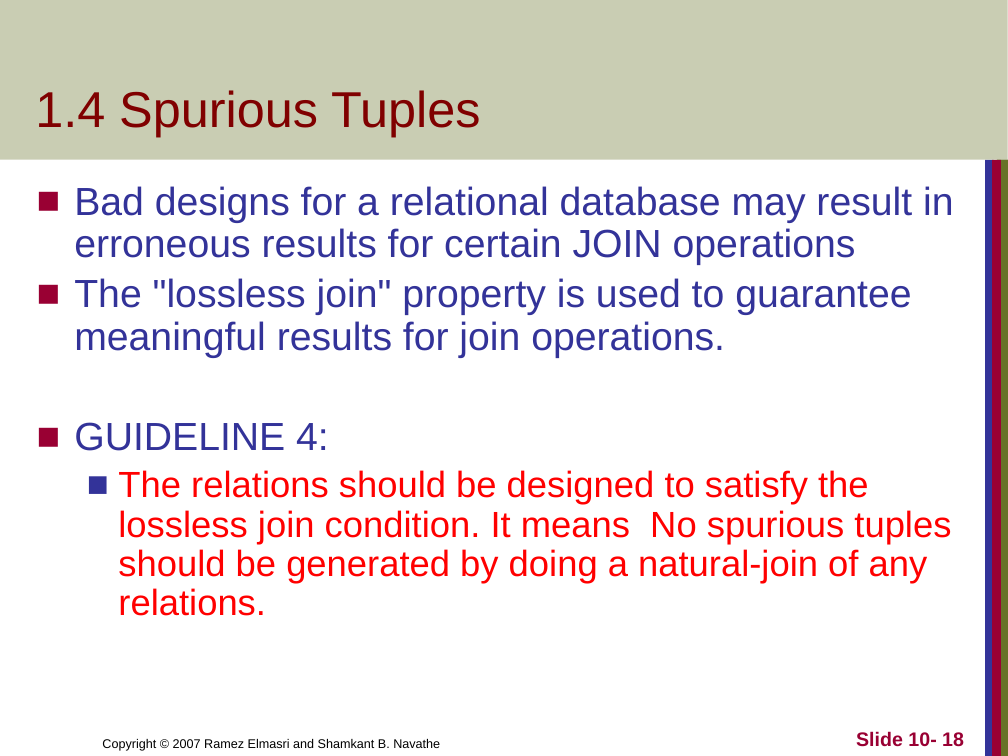
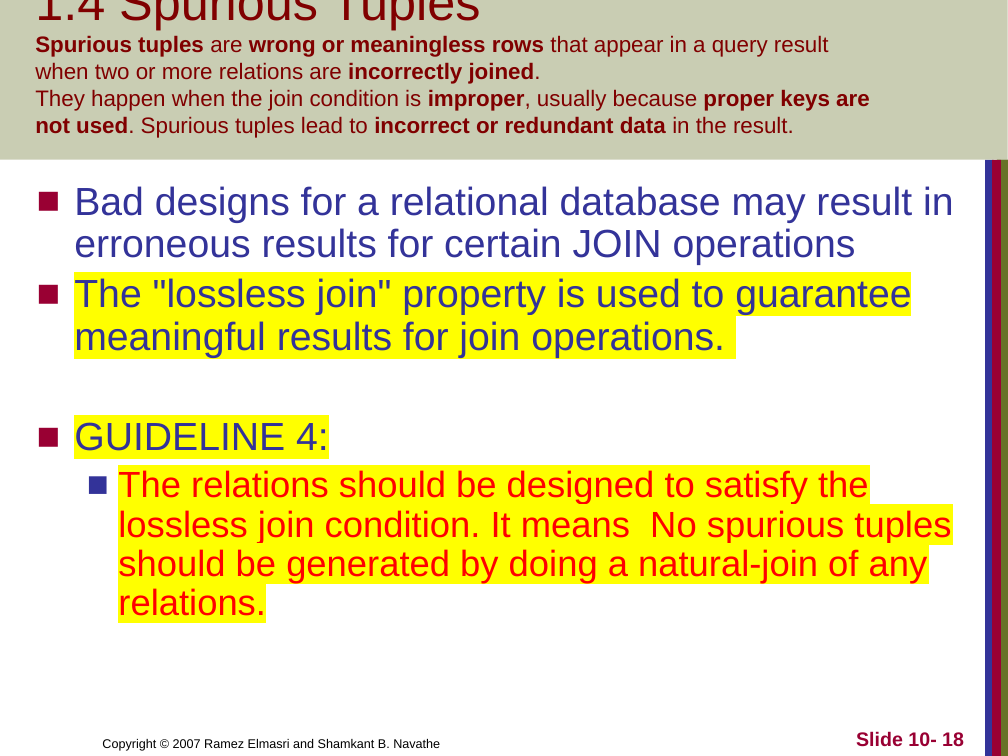
Before and after one commit to Om-Thanage/SY-NOTES, a slide deck: slide 18 of Sem 4/RDBMS/Module 4/4.1_Relational database Design.pptx. Drawn at 1008x756 pixels with LibreOffice and Linux fonts; fonts in the diff are those of the drawing. Boxes give left, top, right and bottom in pixels: in the first picture for what was removed or moved away, otherwise in the second. Text is boxed around its words. In the diff, an @@ line names an element or a change of style, - is before the commit and + after.

```diff
--- a/Sem 4/RDBMS/Module 4/4.1_Relational database Design.pptx
+++ b/Sem 4/RDBMS/Module 4/4.1_Relational database Design.pptx
@@ title at [35,35,870,138]: text changed; size 36 to 16 pt @@
-1.4 Spurious Tuples
+1.4 Spurious Tuples
+Spurious tuples are wrong or meaningless rows that appear in a query result when two or more relations are incorrectly joined.
+They happen when the join condition is improper, usually because proper keys are not used. Spurious tuples lead to incorrect or redundant data in the result.
@@ text at [74,278,951,616]: highlight none to #FFFF00 in "The "lossless join" property is used to ...", "GUIDELINE 4:", "The relations should be designed to satisfy ..." @@
```
Also in this commit, not shown: 34 other slides changed, 50 other files.
